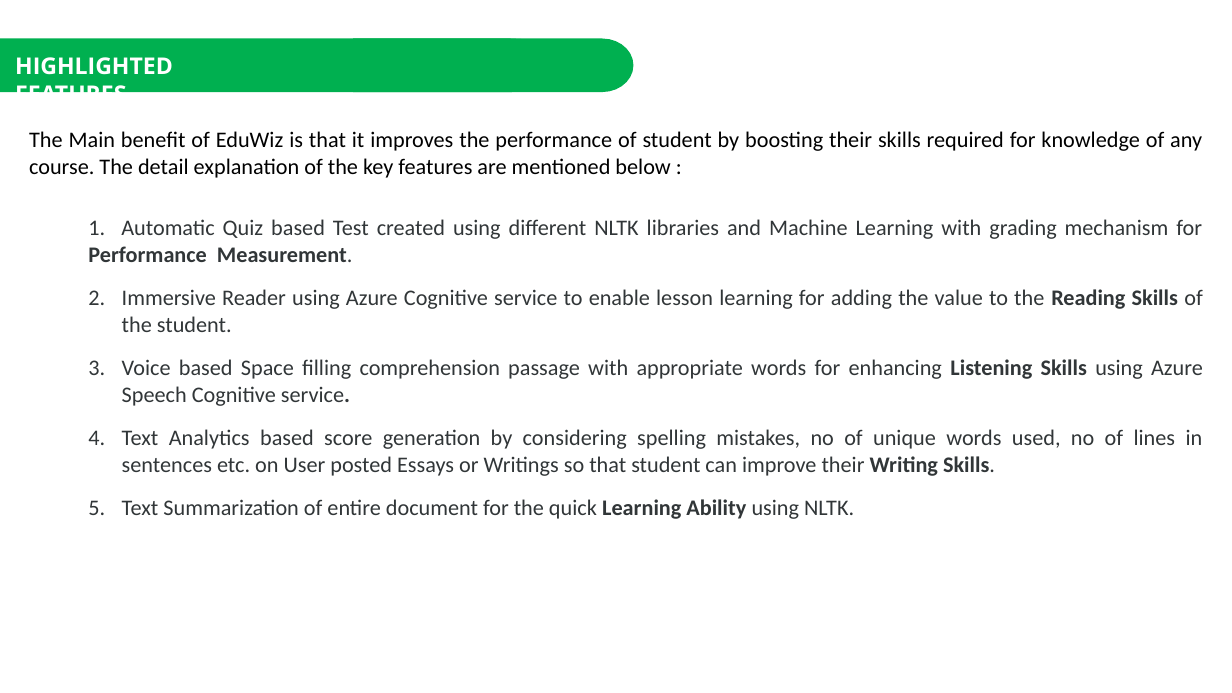
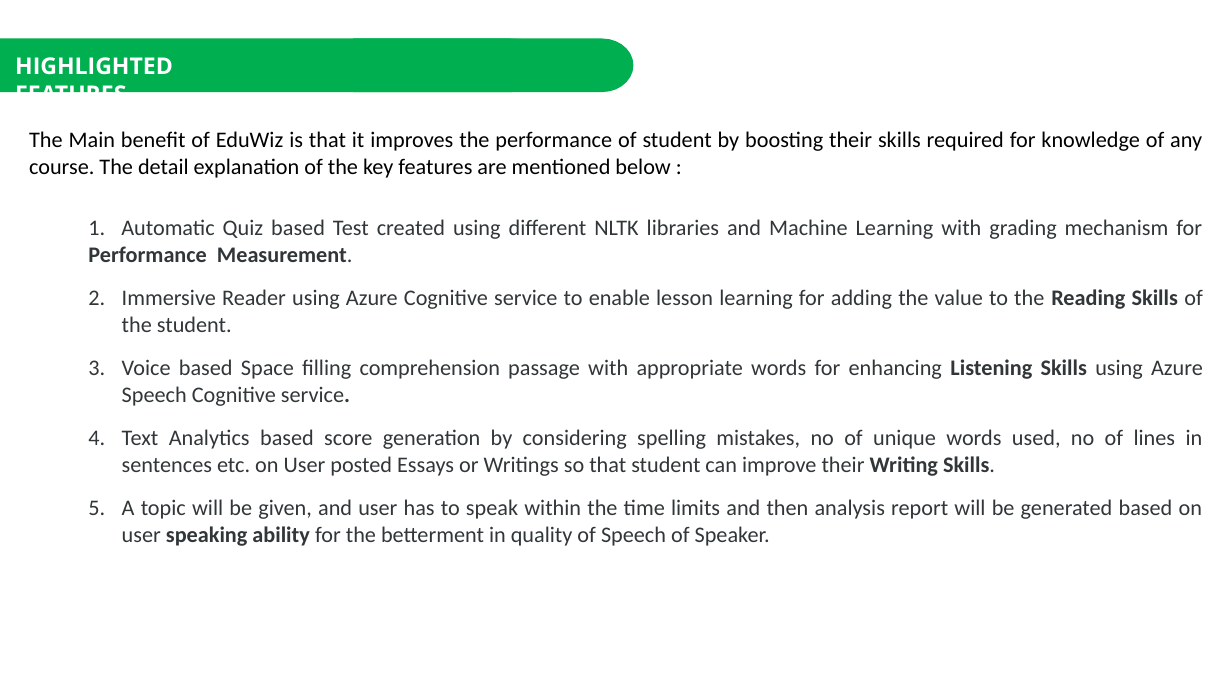
Before and after one commit to shweteekta/EduWiz, a slide deck: slide 5 of EduWiz.pptx. Drawn at 1232x693 pixels with LibreOffice and Linux fonts; fonts in the diff are those of the drawing; background and template pictures are left out. Boxes give left, top, right and bottom in pixels: in the first picture for what was removed or moved away, otherwise in the second. Text is boxed around its words. In the diff, an @@ line names an element or a change of style, - is before the commit and + after.

```diff
--- a/EduWiz.pptx
+++ b/EduWiz.pptx
@@ text at bbox=[122, 499, 1202, 546]: text changed @@
-5. Text Summarization of entire document for the quick Learning Ability using NLTK.
+5. A topic will be given, and user has to speak within the time limits and then analysis report will be generated based on user speaking ability for the betterment in quality of Speech of Speaker.
```
Also in this commit, not shown: 3 other slides changed.
